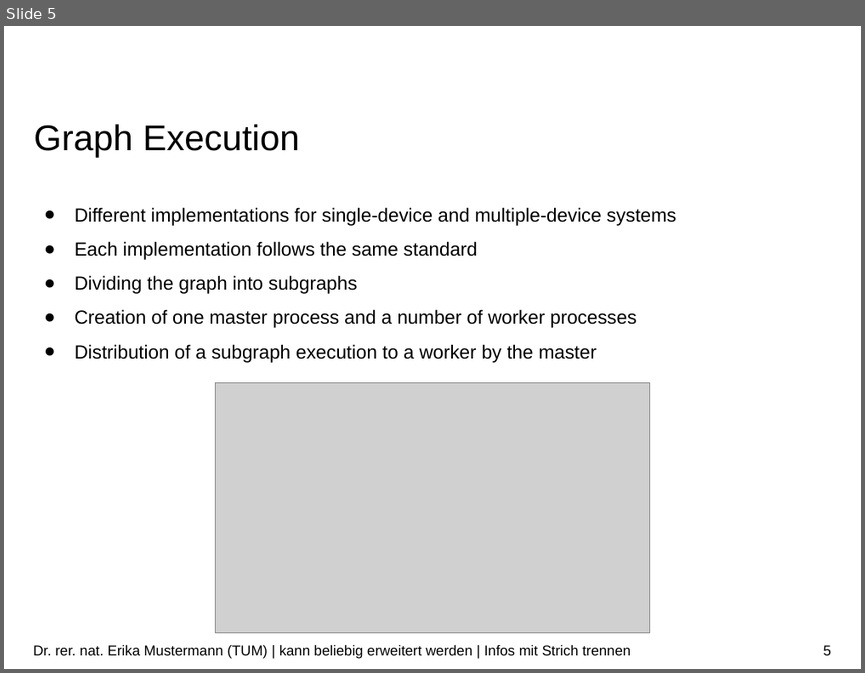
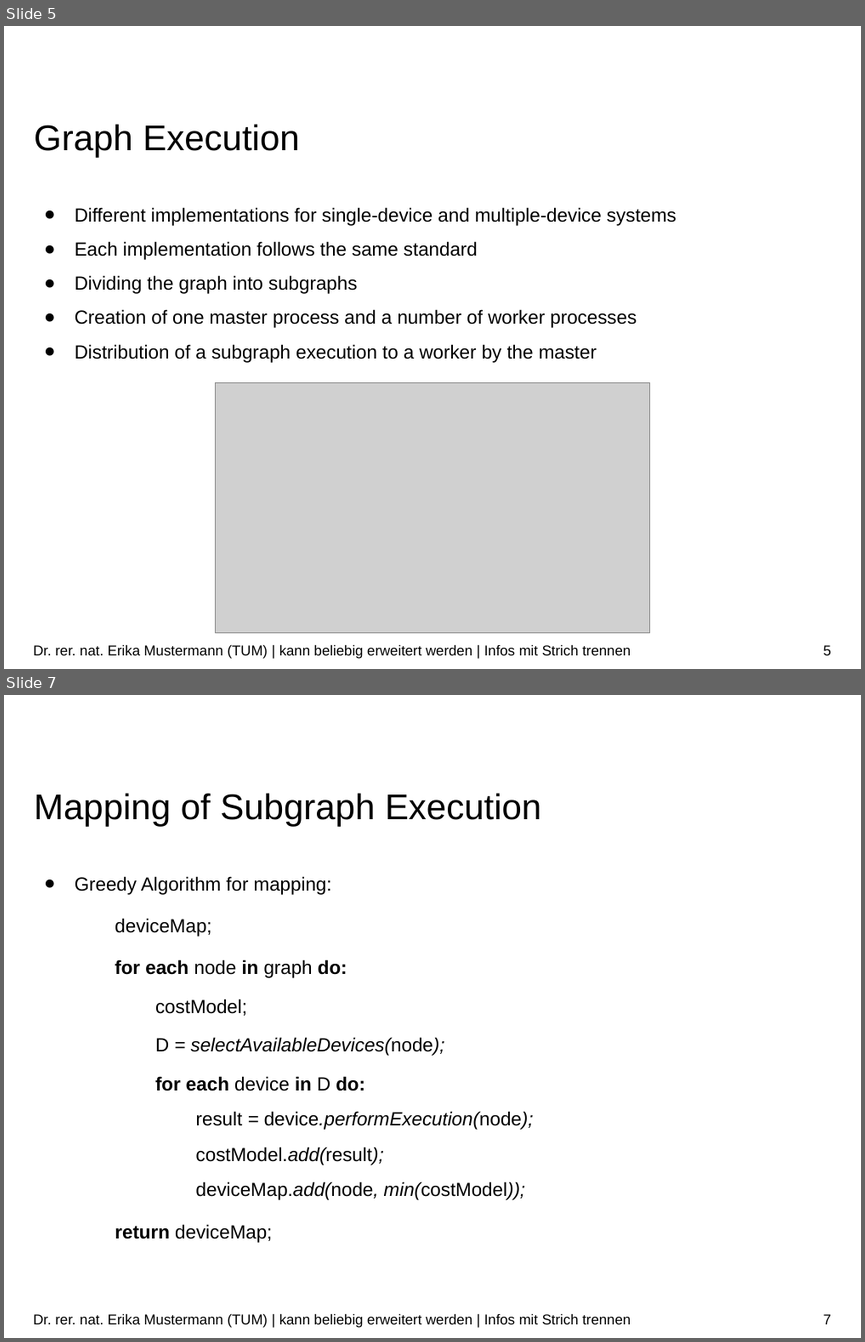
Before and after one commit to ekm01/EPHPC, a slide deck: Presentation/EPHPC_Presentation.odp. Shown one above the other, each under a label of ours: slide 5 before the commit, slides 5 and 7 after it; the slides between them are not shown. The pictures are 865x673 and 865x1342 pixels, drawn with LibreOffice and Linux fonts; fonts in the diff are those of the drawing; grey boxes stand for pictures; background and template pictures are left out. Boxes give left, top, right and bottom in pixels: in the first picture for what was removed or moved away, otherwise in the second. Text is boxed around its words. In the diff, an @@ line names an element or a change of style, - is before the commit and + after.

```diff
--- a/Presentation/EPHPC_Presentation.odp
+++ b/Presentation/EPHPC_Presentation.odp
@@ slide 7 added at (x1=4, y1=695, x2=861, y2=1338), background #FFFFFF @@
@@ title added at (x1=34, y1=793, x2=541, y2=826), 30 pt, text #000000 @@
+Mapping of Subgraph Execution
@@ text added at (x1=75, y1=876, x2=534, y2=1242), 16 pt, text #000000 @@
+● Greedy Algorithm for mapping:
+  deviceMap;
+  for each node in graph do:
+    costModel;
+    D = selectAvailableDevices(node);
+    for each device in D do:
+      result = device.performExecution(node);
+      costModel.add(result);
+      deviceMap.add(node, min(costModel));
+  return deviceMap;
@@ text added at (x1=33, y1=1314, x2=630, y2=1327), 12 pt, text #000000 @@
+Dr. rer. nat. Erika Mustermann (TUM) | kann beliebig erweitert werden | Infos mit Strich trennen
@@ page number added at (x1=823, y1=1314, x2=831, y2=1324), 12 pt, text #000000 @@
+7
```
Also in this commit, not shown: 5 slides changed, 3 other slides added, 4 other files.
